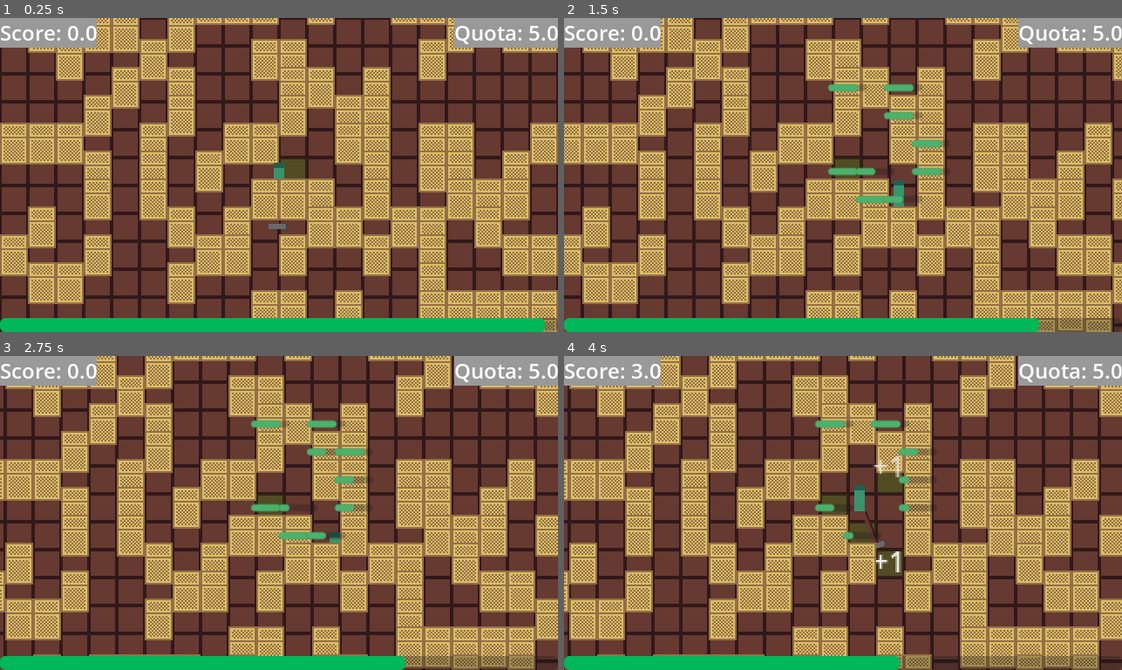
Above: before the commit, frames 1-4 (two rows, left to right).
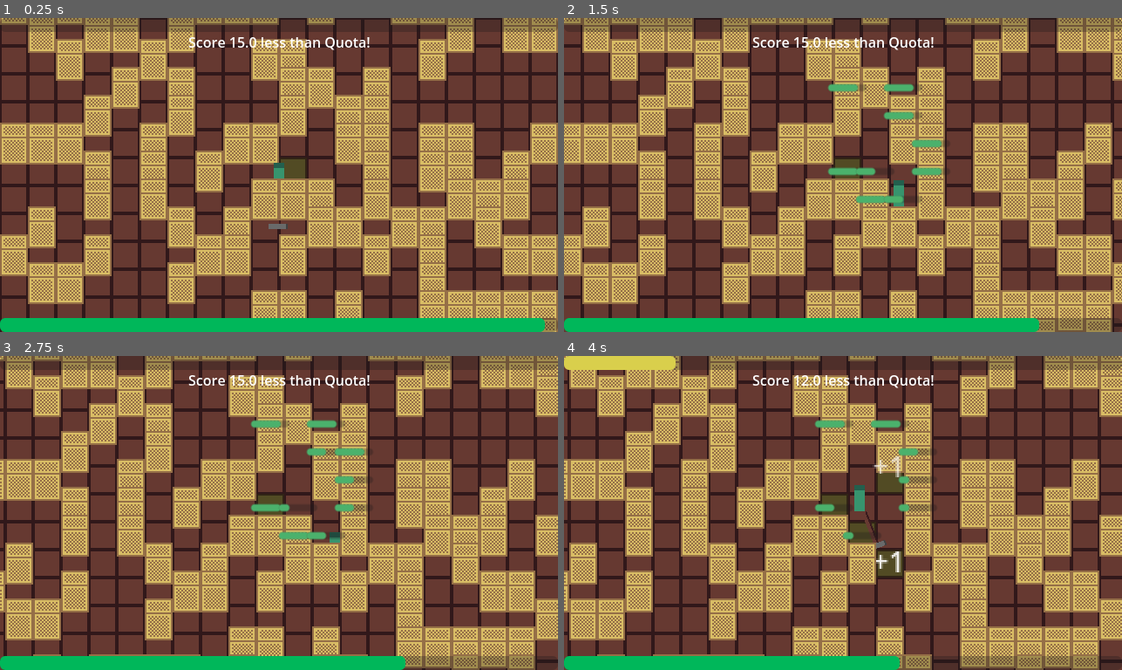
Above: after the commit, the same moments.

Repository: shuofsin/notsowingsimulator
Game: Godot game, scene res://Scenes/Worlds/test_world.tscn
Same seed, same stepped clock (60 frames per second), same inputs: the game is played once before the commit and once after it.
Inputs (mouse positions are in pixels of both pictures, inside the frame that each line leads up to):
- Up to frame 1 (0.25 s): no input
- Up to frame 2 (1.5 s): move the mouse to (965, 159) at 0.52 s; hold D (move_right) 0.53-1.28 s; click (965, 159) at 0.6 s; move the mouse to (731, 190) at 1.27 s; hold S (move_down) from 1.28 s (still down); click (731, 190) at 1.35 s
- Up to frame 3 (2.75 s): move the mouse to (334, 443) at 2.02 s; release S (move_down) at 2.03 s; hold D (move_right) from 2.03 s (still down); click (334, 443) at 2.1 s
- Up to frame 4 (4 s): move the mouse to (815, 575) at 2.77 s; release D (move_right) at 2.78 s; hold W (move_up) 2.78-3.53 s; click (815, 575) at 2.85 s; move the mouse to (1010, 560) at 3.52 s; hold A (move_left) from 3.53 s (still down); click (1010, 560) at 3.6 s

The runs differ from the first frame. In frame 1, 5.2% of the frame differs, in the area x 0-100%, y 0-11%; in frame 2, 5.2%; in frame 3, 5.0%; in frame 4, 5.0%.

Commit message:
Added better diffultly and more readable score

Diff:
--- a/Scenes/GUI/score.tscn
+++ b/Scenes/GUI/score.tscn
@@ -1,10 +1,17 @@
-[gd_scene load_steps=4 format=3 uid="uid://dtfp4qw160bvq"]
+[gd_scene load_steps=5 format=3 uid="uid://dtfp4qw160bvq"]
 
 [ext_resource type="Script" uid="uid://wn32oo6yr7be" path="res://Scripts/GUI/score.gd" id="1_b33dj"]
 
 [sub_resource type="StyleBoxFlat" id="StyleBoxFlat_b33dj"]
 
 [sub_resource type="StyleBoxFlat" id="StyleBoxFlat_iy1wj"]
+
+[sub_resource type="StyleBoxFlat" id="StyleBoxFlat_141op"]
+bg_color = Color(0.85, 0.81316674, 0.2975, 1)
+corner_radius_top_left = 6
+corner_radius_top_right = 6
+corner_radius_bottom_right = 6
+corner_radius_bottom_left = 6
 
 [node name="Score" type="CanvasLayer"]
 layer = 2
@@ -13,6 +20,7 @@
 
 [node name="ScoreLabel" type="Label" parent="."]
 unique_name_in_owner = true
+visible = false
 offset_right = 40.0
 offset_bottom = 23.0
 theme_override_font_sizes/font_size = 24
@@ -21,6 +29,7 @@
 
 [node name="QuotaLabel" type="Label" parent="."]
 unique_name_in_owner = true
+visible = false
 anchors_preset = 1
 anchor_left = 1.0
 anchor_right = 1.0
@@ -31,3 +40,25 @@
 theme_override_styles/normal = SubResource("StyleBoxFlat_iy1wj")
 text = "Quota: "
 horizontal_alignment = 2
+
+[node name="ScoreBar" type="ProgressBar" parent="."]
+unique_name_in_owner = true
+anchors_preset = 10
+anchor_right = 1.0
+offset_bottom = 16.0
+grow_horizontal = 2
+theme_override_styles/fill = SubResource("StyleBoxFlat_141op")
+show_percentage = false
+
+[node name="ScoreQuotaLabel" type="Label" parent="."]
+unique_name_in_owner = true
+anchors_preset = 5
+anchor_left = 0.5
+anchor_right = 0.5
+offset_left = -53.0
+offset_top = 16.0
+offset_right = 54.0
+offset_bottom = 39.0
+grow_horizontal = 2
+text = "Score 10 below quota..."
+horizontal_alignment = 1
--- a/Scripts/Enemy/temp_phantom.gd
+++ b/Scripts/Enemy/temp_phantom.gd
@@ -2,11 +2,13 @@
 class_name Phantom
 
 @onready var health_component: HealthComponent = %HealthComponent
+@onready var progress_bar: ProgressBar = %ProgressBar
 var speed: float = 50
-@onready var progress_bar: ProgressBar = %ProgressBar
 
 func _ready() -> void:
 	body_entered.connect(_body_has_entered)
+	health_component.MAX_HEALTH = Global.phantom_health
+	health_component.health = Global.phantom_health
 
 func _physics_process(delta: float) -> void:
 	if Global.player:
--- a/Scripts/GUI/score.gd
+++ b/Scripts/GUI/score.gd
@@ -2,11 +2,21 @@
 
 @onready var score_label: Label = %ScoreLabel
 @onready var quota_label: Label = %QuotaLabel
+@onready var score_bar: ProgressBar = %ScoreBar
+@onready var score_quota_label: Label = %ScoreQuotaLabel
 
 func _process(_delta: float) -> void:
 	score_label.text = "Score: " + ("%0.1f" % Global.score);
 	quota_label.text = "Quota: " + ("%0.1f" % Global.quota);
 
+	score_bar.max_value = Global.quota
+	score_bar.value = Global.score if Global.score < Global.quota else Global.quota
+
+	if Global.score >= Global.quota:
+		score_quota_label.text = "Score exceeding quota!"
+	else:
+		score_quota_label.text = "Score " + str(Global.quota - Global.score) + " less than Quota!"
+
 	if Global.state == "menu":
 		visible = false
 	else:
--- a/Scripts/GUI/time_bar.gd
+++ b/Scripts/GUI/time_bar.gd
@@ -32,8 +32,9 @@
 		Global.player.set_process(true)
 		Global.spawner.set_physics_process(true)
 		Global.spawner.time_between_spawns *= 0.95
-		Global.map.block_health = int(Global.map.block_health * 1.1)
-		Global.quota *= 1.1
+		Global.map.block_health = int(Global.map.block_health * 1.2)
+		Global.quota *= 1.2
+		Global.phantom_health = int(Global.phantom_health * 1.2)
 		Global.state = "game"
 		timer.start(total_time)
 		return
--- a/Scripts/System/global.gd
+++ b/Scripts/System/global.gd
@@ -1,8 +1,9 @@
 extends Node
 
 var score: float = 0;
-var quota: float = 5;
+var quota: float = 15;
 var player: Player
 var map: Map
 var state: String = "game"
 var spawner: Node2D
+var phantom_health: int = 30
Not shown, changed: README.md
